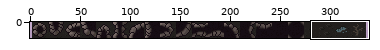
Sprite sheet, stored at assets/img/tiles.png. The first picture is a wide view before the edit; the outline marks the close-up.
Close-up. Earlier state:
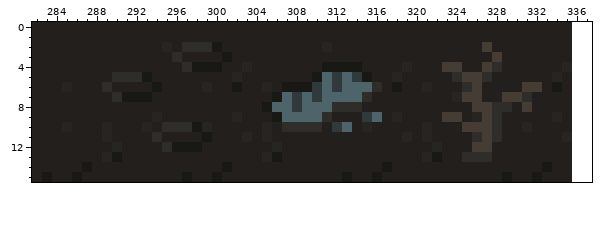
The file is 336x16 pixels. Colours within 5 levels of each other are drawn and written as one. Shown: x 282..337, y 0..15. The old version is drawn lined up with the new one, on the new canvas.
After:
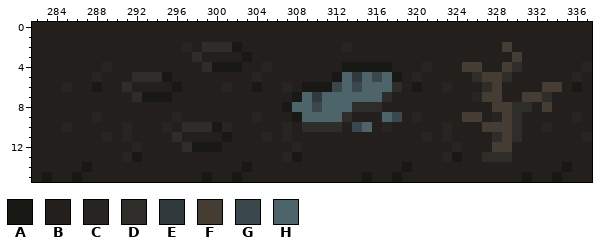
Palette (. is transparent): A #181814  B #221f1d  C #272522  D #2f2d2a  E #30393c  F #453c34  G #3a484d  H #4d646a
Diff:
canvas 336x16 -> 338x16
Changed rows in their new state; - is an unchanged pixel.
first column x 288:
 0 ------------------------------------------------BB
 1 ------------------------------------------------BB
 2 -------B-CB-DDA--------B-C-------------B-F------BB
 3 --------B-D--B-A------------------------B-F-----BB
 4 -C-------BBD-AAB-C-----BB--AAA-B-C-BBFFBBFD----BBC
 5 C-BB-DDA------B-C-----BBA--HGHA-C---BBDFFD----B-CB
 6 AB-D--B-A--B-CB-AB-CB-AAG-G-HHD-AB-C-BBDF--BBFF-AB
 7 --BBD-AA----------BBA------HHD------BBCFFBBFFD--BB
 8 -----------------BBAH-G-HH-DD---------BBFFDD-F--BB
 9 C-----B-C-----B-C-BBA--HHD-BBHG-C--BBFFBCFD---B-CB
10 -B-C-B-CB-DDAC---B-CB--DDBGH-C---B-C-BB-FFDB-C--BB
11 ---C--B-D--B-A-B---C-----------B---C--BB-FD----BBC
12 --B-C--BBD-AA-----B-C-------------B-C-BBFF------BB
13 -BBCA------------BBCA------------BBCABB-DD------BB
14 -------------B-A-------------B-A-------------B-ABB
15 ---------B-AB-A----------B-AB-A----------B-AB-A-BB
Changed places in both close-ups, as pixel boxes (x1, y1, x2, y2):
changed: (92, 22, 592, 182)
